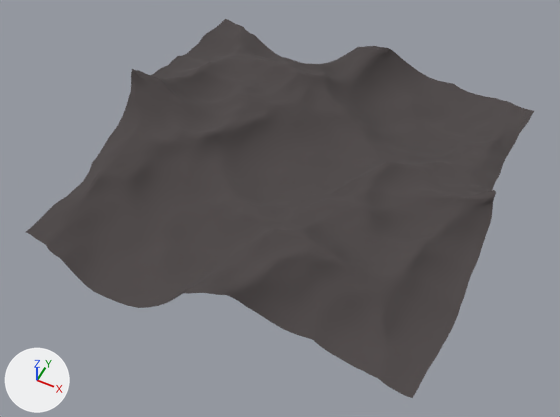
Two versions of the glTF model maps/extras/height_map/height_map.glb, one commit apart.
The view is the same before and after, from a camera (50 mm lens) standing at (302.0, -658.0, 711.0) and looking at (2.0, -58.0, -39.0). The lights are fixed; the arrows at lower left show +X, +Y and +Z. Objects named as collision shapes, trigger or cutter boxes, shadow casters or lower levels of detail are left out. Where no turn or scale is listed for an object, it has been applied to the vertices.
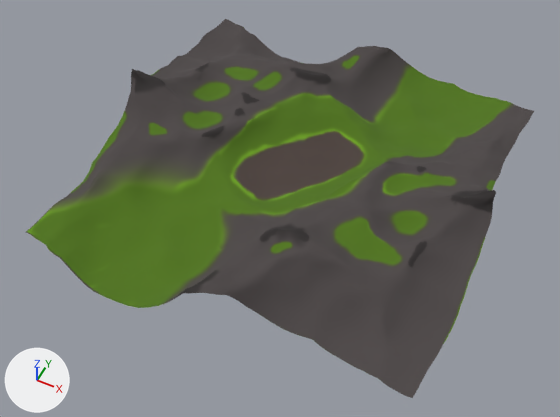
Location of each change, [x1, y1, x2, y2] in pixels of the pictures (560 x 417 px):
'Plane', recoloured (grey to green)
    both: [26, 53, 514, 343]

The edits, one by one:
Picture 'Image_0' (img_image_0) is new.
Material 'Material.001' (mat_material_001) is new.
Its texture is img_image_0.
Its roughness is 1.0.
me_plane has 2500 vertices, 4802 faces and spans x -260.0..260.0, y -278.0..278.0, z -41.0..57.0.
me_plane no longer uses material mat_material (dark grey #4d4747).
me_plane now uses material mat_material_001 (picture img_image_0).
